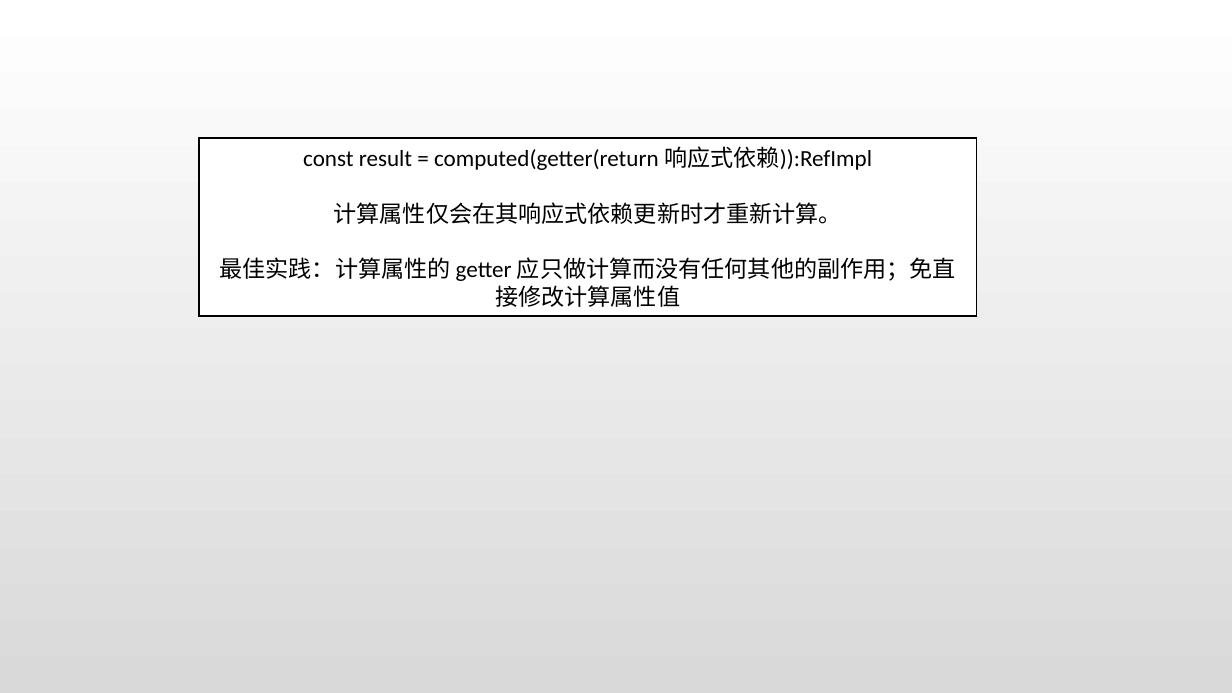
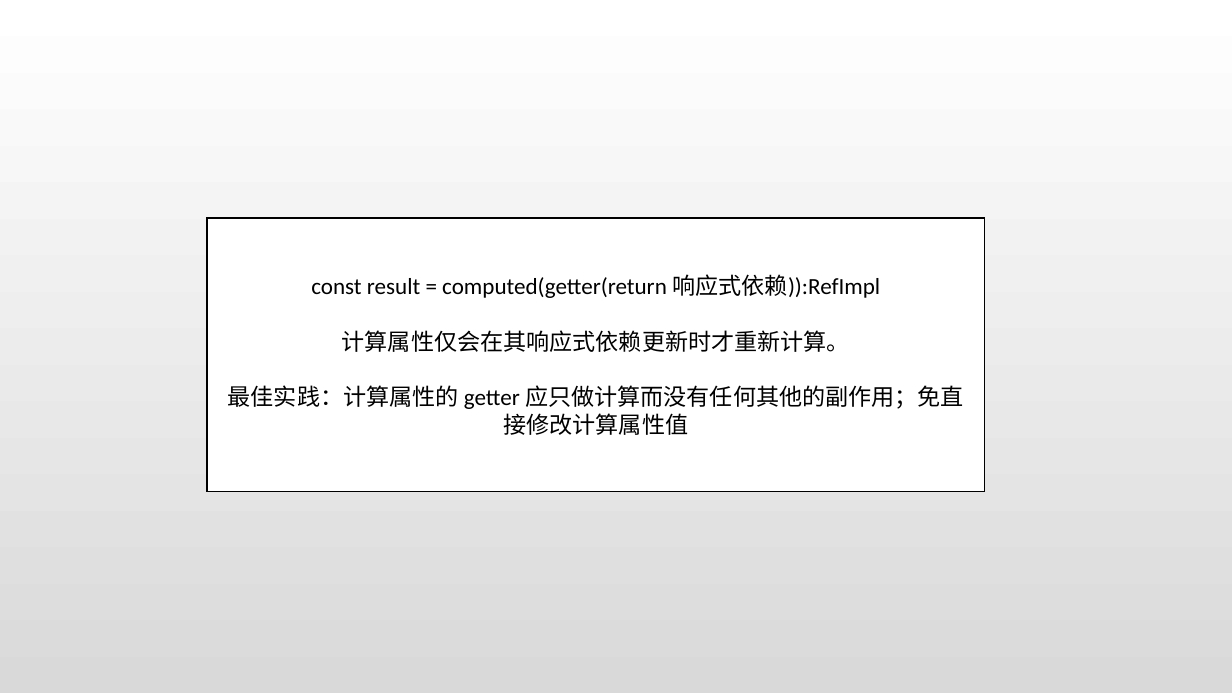
Before and after one commit to wujie21/JavaScript, a slide deck: slide 3 of vue3知识图谱.pptx. Drawn at 1232x693 pixels with LibreOffice and Linux fonts; fonts in the diff are those of the drawing. Boxes give left, top, right and bottom in pixels: in the first picture for what was removed or moved away, otherwise in the second. Text is boxed around its words. In the diff, an @@ line names an element or a change of style, - is before the commit and + after.

```diff
--- a/vue3知识图谱.pptx
+++ b/vue3知识图谱.pptx
@@ rectangle "const result = computed(getter(return 响应式依赖)):RefImpl": place and size @@
-rectangle "const result = computed(getter(return 响应式依赖)):RefImpl" at (199,138,976,316)
+rectangle "const result = computed(getter(return 响应式依赖)):RefImpl" at (207,218,984,492)
```
Also in this commit, not shown: 1 slide added, 13 other files.
